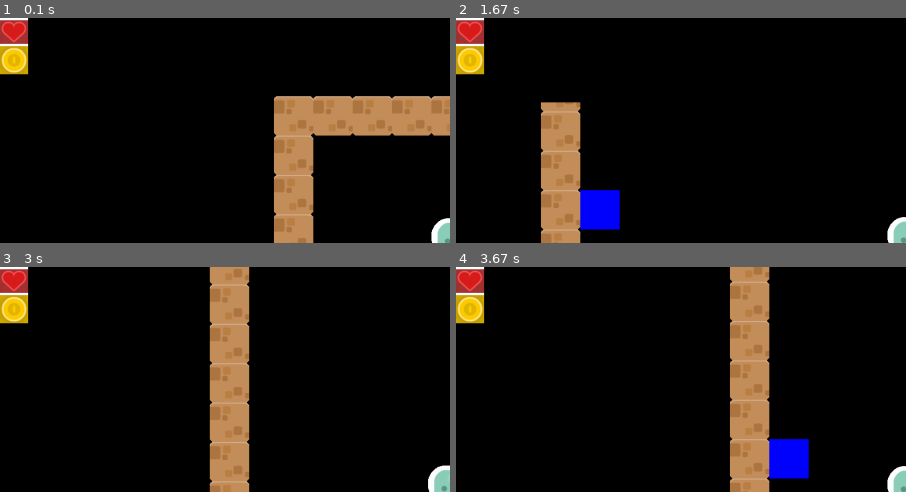
Above: before the commit, frames 1-4 (two rows, left to right).
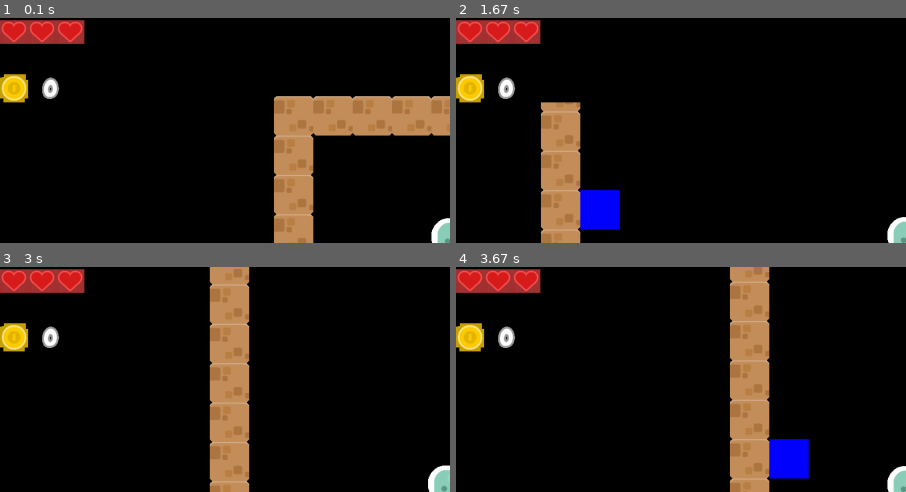
Above: after the commit, the same moments.

Repository: MahentNik/Project_pygame
Game: pygame game, started from main.py
The game is run twice, just before and just after one commit, with the same random seed, the same clock (stepped at 60 frames per second) and the same inputs.
Inputs:
- Up to frame 1 (0.1 s): no input
- Up to frame 2 (1.67 s): hold Right 0.33-0.8 s; hold Up 0.83-1.13 s; hold Right 1.17-1.63 s
- Up to frame 3 (3 s): hold Left 1.67-2.2 s; tap Space at 2.57 s; hold Left from 2.9 s (still down)
- Up to frame 4 (3.67 s): release Left at 3.3 s; hold Up from 3.33 s (still down)
The pictures show only the part of the screen within x 0-50%, y 0-50%; the shares and areas given below are measured in that part.

The runs differ from the first frame. In frame 1, 3.4% of the frame differs, in the area x 0-19%, y 0-38%; in frame 2, 3.4%; in frame 3, 3.4%; in frame 4, 3.4%.

Commit message:
сделал полный худ (он не изменяемый пока и криво обрезаются фото жизней, кислорода и монет)

Diff:
--- a/hud.py
+++ b/hud.py
@@ -10,7 +10,7 @@
 
 
 class Hud(pygame.sprite.Sprite):
-    def __init__(self, player, pos_x, pos_y, no_hp_im, half_hp_im, hp_im, o2_im, coin_im, *groups):
+    def __init__(self, player, pos_x, pos_y, no_hp_im, half_hp_im, hp_im, o2_im, coin_im, numbers, *groups):
         super().__init__(groups)
 
         self.hero = player
@@ -32,6 +32,9 @@
         self.O2 = HERO_OXYGEN
         self.o2_im = o2_im
         self.visible_o2 = False
+
+        # цифры
+        self.numbers = numbers
 
         self.show_stats()
 
@@ -66,23 +69,41 @@
         self.show_stats()
 
     def show_stats(self):
+        change_pos = 50
+        hp = self.HP
+        coins = self.coin_counter
+        coins = str(coins).split()
+
+        photo_0, photo_1, photo_2, photo_3, photo_4, photo_5, photo_6, photo_7, photo_8, photo_9 = self.numbers
+
         hud_screen = pygame.Surface((300, 150))
 
-        hp_screen = self.HP_im
+        pos_x = 0
+        for i in range(HERO_HP):
+            if hp >= 1:
+                hp -= 1
+                hud_screen.blit(self.HP_im, (pos_x, 0))
+            elif hp <= 0:
+                hud_screen.blit(self.no_hp_im, (pos_x, 0))
+            elif 0 < hp < 1:
+                hp -= 0.5
+                hud_screen.blit(self.halfHP_im, (pos_x, 0))
+            pos_x += change_pos
 
-        o2_screen = self.o2_im
+        if self.visible_o2:
+            pos_x = 0
+            for _ in range(self.O2):
+                hud_screen.blit(self.o2_im, (pos_x, 50))
+                pos_x += change_pos
 
-        font = pygame.font.Font(None, 50)
-        coins = font.render(str(self.coin_counter), True, (100, 255, 100))
-        coin_screen = self.coin_im
-        coin_screen.blit(coins, [70, 50, 0, 0])
+        pos_x = 0
+        hud_screen.blit(self.coin_im, (pos_x, 100))
+        pos_x += change_pos * 1.5
+        change_pos = 32
+        for i in coins:
+            name_photo = eval("photo_" + i)
+            hud_screen.blit(name_photo, (pos_x, 106))
+            pos_x += change_pos
 
-        # потом все эти холсты надо поместить в один
-        hud_screen.blit(hp_screen, [0, 0, 0, 0])
-        hud_screen.blit(coin_screen, [0, 50, 0, 0])
-        if self.visible_o2:
-            hud_screen.blit(o2_screen, [0, 100, 0, 0])
-            # hud_screen.blit(o2_screen, (0, 100))
-        # статы будут создаваться отдельными холстами и накладываться на основной в верхнем левом углу
         self.image = hud_screen
         self.rect = self.image.get_rect()
--- a/main.py
+++ b/main.py
@@ -87,16 +87,19 @@
     # загрузка картинок
     hero_im = load_image('p1_stand.png')
     brick = load_image("brickWall.png")
-    no_hp_im = load_image("no_hp.png")
-    half_hp_im = load_image("half_hp.png")
-    hp_im = load_image("hp.png")
+    no_hp_im = load_image("no_hp.png", -1)
+    half_hp_im = load_image("half_hp.png", -1)
+    hp_im = load_image("hp.png", -1)
     o2_im = load_image("o2.png")
-    coin_im = load_image("coin.png")
+    coin_im = load_image("coin.png", -1)
+    numbers = load_image("hud_0.png"), load_image("hud_1.png"), load_image("hud_2.png"), load_image(
+        "hud_3.png"), load_image("hud_4.png"), load_image("hud_5.png"), load_image("hud_6.png"), load_image(
+        "hud_7.png"), load_image("hud_8.png"), load_image("hud_9.png")
 
     clock = pygame.time.Clock()
     hero, level_x, level_y = create_level(PRIMITIVE_LEVEL, hero_im, brick)
     camera = Camera((level_x, level_y), WIDTH, HEIGHT)
-    hud = Hud(hero, 0, 0, no_hp_im, half_hp_im, hp_im, o2_im, coin_im, hud_group, all_sprites)
+    hud = Hud(hero, 0, 0, no_hp_im, half_hp_im, hp_im, o2_im, coin_im, numbers, hud_group, all_sprites)
     is_left = is_right = False
     up = False
     wat_up = False
@@ -163,8 +166,9 @@
 
         pygame.display.flip()
         clock.tick(FPS)
-    pygame.quit()
 
+
+pygame.quit()
 
 coin_box_group = pygame.sprite.Group()  # если монеты будут просто спасниться на земле то эта группа не нужна
 # это является и препятствием и отдельной группой
Binary file added: data/hud_0.png
Binary file added: data/hud_1.png
Binary file added: data/hud_2.png
Binary file added: data/hud_3.png
Binary file added: data/hud_4.png
Binary file added: data/hud_5.png
Binary file added: data/hud_6.png
Binary file added: data/hud_7.png
Binary file added: data/hud_8.png
Binary file added: data/hud_9.png
